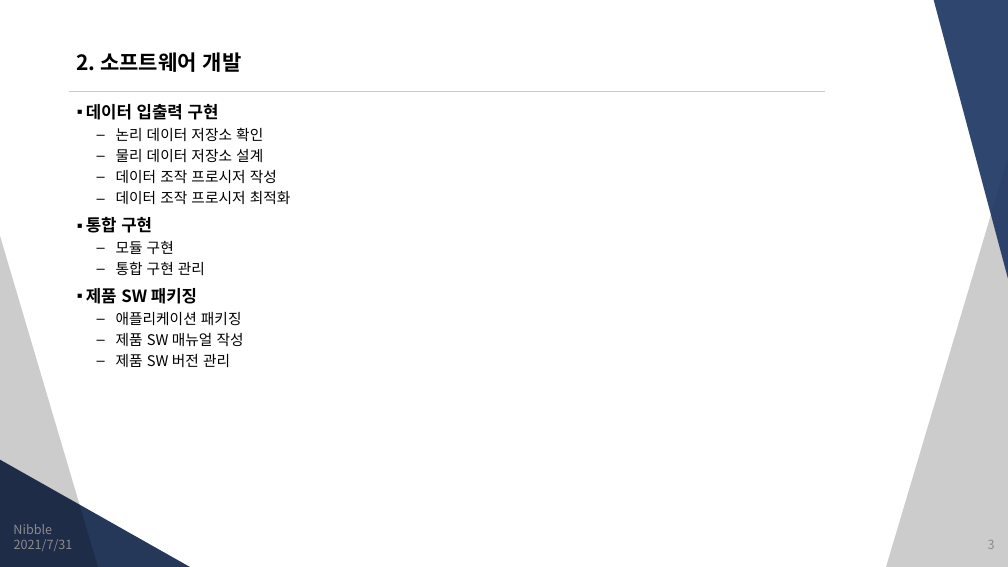
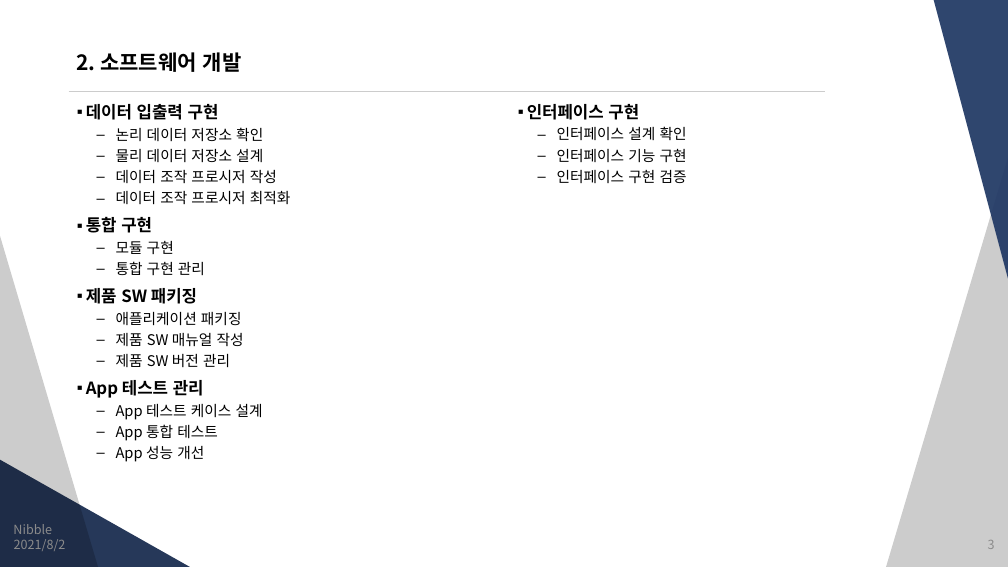
Before and after one commit to JungSangHyeon/2021-TIL, a slide deck: slide 3 of 정보처리기사/2. 소프트웨어 개발.pptx. Drawn at 1008x567 pixels with LibreOffice and Linux fonts; fonts in the diff are those of the drawing. Boxes give left, top, right and bottom in pixels: in the first picture for what was removed or moved away, otherwise in the second. Text is boxed around its words. In the diff, an @@ line names an element or a change of style, - is before the commit and + after.

```diff
--- a/정보처리기사/2. 소프트웨어 개발.pptx
+++ b/정보처리기사/2. 소프트웨어 개발.pptx
@@ text added at <box>527,104,687,183</box>, 14 pt, text #000000 @@
+▪ 인터페이스 구현
+  – 인터페이스 설계 확인
+  – 인터페이스 기능 구현
+  – 인터페이스 구현 검증
@@ text at <box>86,380,263,462</box>: paragraphs added @@
+▪ App 테스트 관리
+  – App 테스트 케이스 설계
+  – App 통합 테스트
+  – App 성능 개선
@@ text at <box>14,539,66,551</box>: text changed @@
-2021/7/31
+2021/8/2
```
Also in this commit, not shown: 22 other slides changed, 13 slides added.
